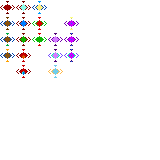
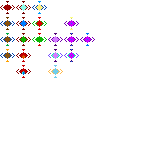
Comparing the layer stacks of the two (160, 160) images. Changes:
added group "Recall CrossDimensional" with 3 layers in group "Conjuration" over [80, 33, 95, 46]
added layer "Layer 3" (6th of 19, in "Conjuration" › "Recall CrossDimensional") in group "Recall CrossDimensional" over [86, 33, 89, 46]
added layer "Layer 2" (6th of 19, in "Conjuration" › "Recall CrossDimensional") in group "Recall CrossDimensional" over [84, 36, 91, 43]
added layer "Layer 1" (6th of 19, in "Conjuration" › "Recall CrossDimensional") in group "Recall CrossDimensional" over [80, 37, 95, 42]
